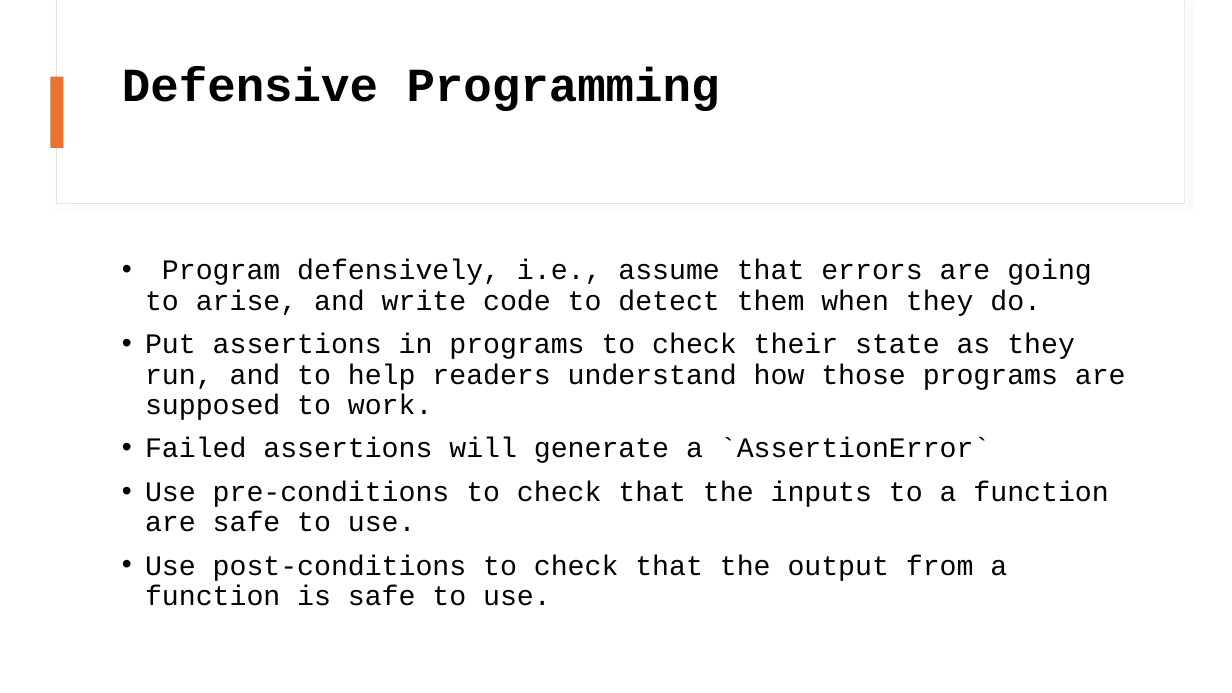
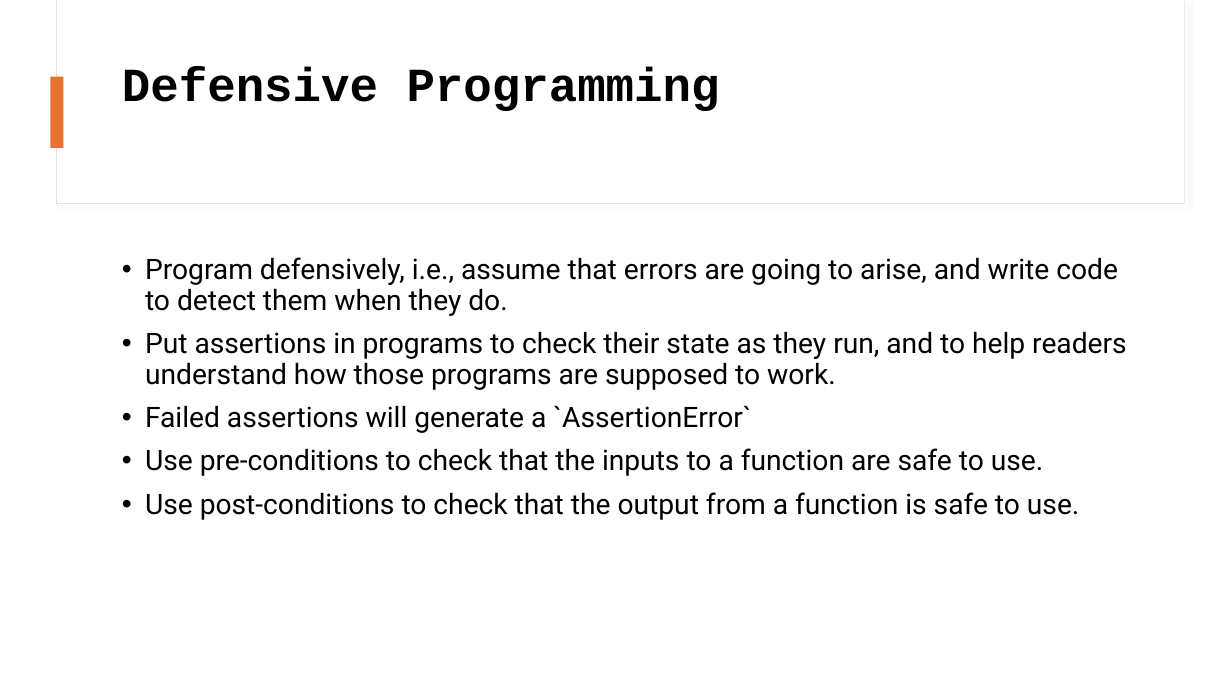
Before and after one commit to 4TUResearchData-Carpentries/software_carpentry_instructors, a slide deck: slide 7 of python_instructor_materials/Lesson_slides_day_2.pptx. Drawn at 1232x693 pixels with LibreOffice and Linux fonts; fonts in the diff are those of the drawing. Boxes give left, top, right and bottom in pixels: in the first picture for what was removed or moved away, otherwise in the second. Text is boxed around its words. In the diff, an @@ line names an element or a change of style, - is before the commit and + after.

```diff
--- a/python_instructor_materials/Lesson_slides_day_2.pptx
+++ b/python_instructor_materials/Lesson_slides_day_2.pptx
@@ text "Program defensively, i.e., assume that ..." at <box>145,257,1127,520</box>: font Courier New to Roboto @@
```
Also in this commit, not shown: 4 other slides changed, 5 other files.
